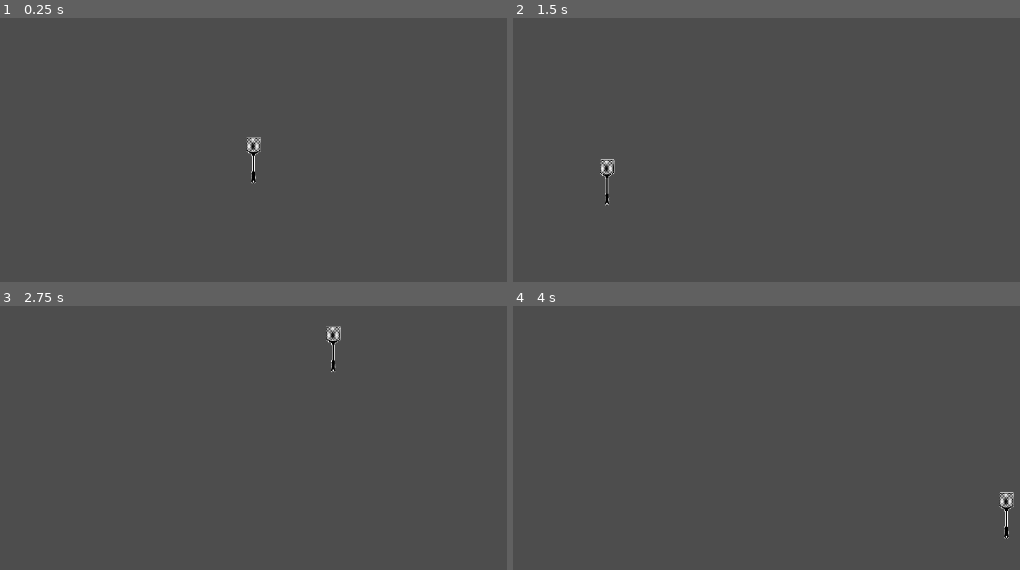
Above: before the commit, frames 1-4 (two rows, left to right).
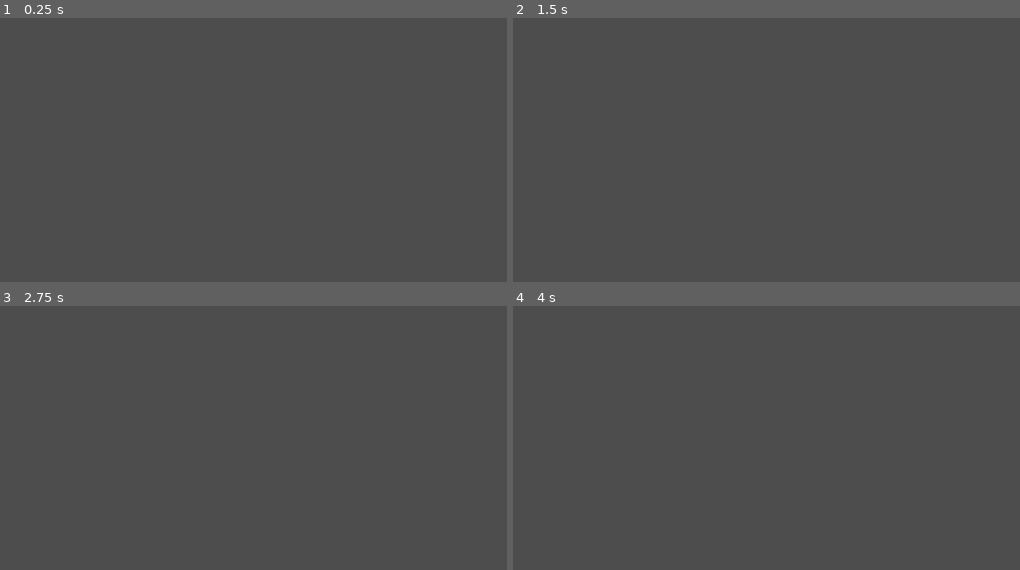
Above: after the commit, the same moments.

Repository: reverse09/summer-jam-project
Game: Godot game, scene res://scenes/game.tscn
Two runs of this game, one before a commit and one after it. Both use one fixed random seed, a clock stepped at 60 frames per second and the inputs below.
Inputs (mouse positions are in pixels of both pictures, inside the frame that each line leads up to):
- Up to frame 1 (0.25 s): no input
- Up to frame 2 (1.5 s): tap Enter at 0.5 s; move the mouse to (943, 136) at 0.52 s; click (943, 136) at 0.6 s; tap Space at 1.25 s; move the mouse to (604, 181) at 1.27 s; click (604, 181) at 1.35 s
- Up to frame 3 (2.75 s): tap Enter at 2 s; move the mouse to (334, 350) at 2.02 s; click (334, 350) at 2.1 s
- Up to frame 4 (4 s): tap Space at 2.75 s; move the mouse to (725, 538) at 2.77 s; click (725, 538) at 2.85 s; tap Enter at 3.5 s; move the mouse to (1004, 514) at 3.52 s; click (1004, 514) at 3.6 s

The runs differ from the first frame. In frame 1, 0.2% of the frame differs, in the area x 48-52%, y 45-63%; in frame 2, 0.2%; in frame 3, 0.2%; in frame 4, 0.2%.

Commit message:
swat animation on click, "swat" input event

Diff:
--- a/project.godot
+++ b/project.godot
@@ -15,6 +15,15 @@
 config/features=PackedStringArray("4.4", "GL Compatibility")
 config/icon="res://icon.svg"
 
+[input]
+
+swat={
+"deadzone": 0.2,
+"events": [Object(InputEventMouseButton,"resource_local_to_scene":false,"resource_name":"","device":-1,"window_id":0,"alt_pressed":false,"shift_pressed":false,"ctrl_pressed":false,"meta_pressed":false,"button_mask":0,"position":Vector2(0, 0),"global_position":Vector2(0, 0),"factor":1.0,"button_index":1,"canceled":false,"pressed":false,"double_click":false,"script":null)
+, Object(InputEventKey,"resource_local_to_scene":false,"resource_name":"","device":0,"window_id":0,"alt_pressed":false,"shift_pressed":false,"ctrl_pressed":false,"meta_pressed":false,"pressed":false,"keycode":0,"physical_keycode":32,"key_label":0,"unicode":0,"location":0,"echo":false,"script":null)
+]
+}
+
 [rendering]
 
 renderer/rendering_method="gl_compatibility"
--- a/scenes/game.tscn
+++ b/scenes/game.tscn
@@ -8,3 +8,9 @@
 
 [node name="Swatter" parent="." instance=ExtResource("1_uwrxv")]
 position = Vector2(-2, -2)
+
+[node name="TextureRect" type="TextureRect" parent="."]
+offset_left = -578.0
+offset_top = -323.0
+offset_right = 574.0
+offset_bottom = 324.0
--- a/scenes/swatter.gd
+++ b/scenes/swatter.gd
@@ -1,7 +1,12 @@
 extends StaticBody2D
+
+@onready var animation_sprite = $AnimatedSprite2D
 
 var mouse_position
 
 func _process(delta):
 	mouse_position = get_global_mouse_position()
 	position = mouse_position
+
+	if Input.is_action_just_pressed("swat"):
+		animation_sprite.play("swat")
--- a/scenes/swatter.tscn
+++ b/scenes/swatter.tscn
@@ -1,21 +1,38 @@
-[gd_scene load_steps=6 format=3 uid="uid://4xogkc0nabjc"]
+[gd_scene load_steps=8 format=3 uid="uid://4xogkc0nabjc"]
 
 [ext_resource type="Script" uid="uid://dr5fvsspqkugv" path="res://scenes/swatter.gd" id="1_bb5xh"]
-[ext_resource type="Texture2D" uid="uid://m1ydcnh1ppog" path="res://assets/swatter.png" id="1_olna2"]
+[ext_resource type="Texture2D" uid="uid://bis5t45psutsq" path="res://assets/swat.png" id="2_bb5xh"]
 
-[sub_resource type="AtlasTexture" id="AtlasTexture_bb5xh"]
-atlas = ExtResource("1_olna2")
-region = Rect2(0, 0, 612, 612)
+[sub_resource type="AtlasTexture" id="AtlasTexture_s202q"]
+atlas = ExtResource("2_bb5xh")
+region = Rect2(0, 0, 400, 500)
+
+[sub_resource type="AtlasTexture" id="AtlasTexture_cjwij"]
+atlas = ExtResource("2_bb5xh")
+region = Rect2(400, 0, 400, 500)
+
+[sub_resource type="AtlasTexture" id="AtlasTexture_ua6qa"]
+atlas = ExtResource("2_bb5xh")
+region = Rect2(800, 0, 400, 500)
 
 [sub_resource type="SpriteFrames" id="SpriteFrames_s202q"]
 animations = [{
 "frames": [{
 "duration": 1.0,
-"texture": SubResource("AtlasTexture_bb5xh")
+"texture": SubResource("AtlasTexture_s202q")
+}, {
+"duration": 1.0,
+"texture": SubResource("AtlasTexture_cjwij")
+}, {
+"duration": 1.0,
+"texture": SubResource("AtlasTexture_ua6qa")
+}, {
+"duration": 1.0,
+"texture": null
 }],
-"loop": true,
-"name": &"default",
-"speed": 5.0
+"loop": false,
+"name": &"swat",
+"speed": 20.0
 }]
 
 [sub_resource type="RectangleShape2D" id="RectangleShape2D_cjwij"]
@@ -27,6 +44,7 @@
 [node name="AnimatedSprite2D" type="AnimatedSprite2D" parent="."]
 scale = Vector2(0.15768, 0.151552)
 sprite_frames = SubResource("SpriteFrames_s202q")
+animation = &"swat"
 
 [node name="CollisionShape2D" type="CollisionShape2D" parent="."]
 shape = SubResource("RectangleShape2D_cjwij")
Binary file added: assets/swat.png
Not shown, added: assets/swat.png.import
